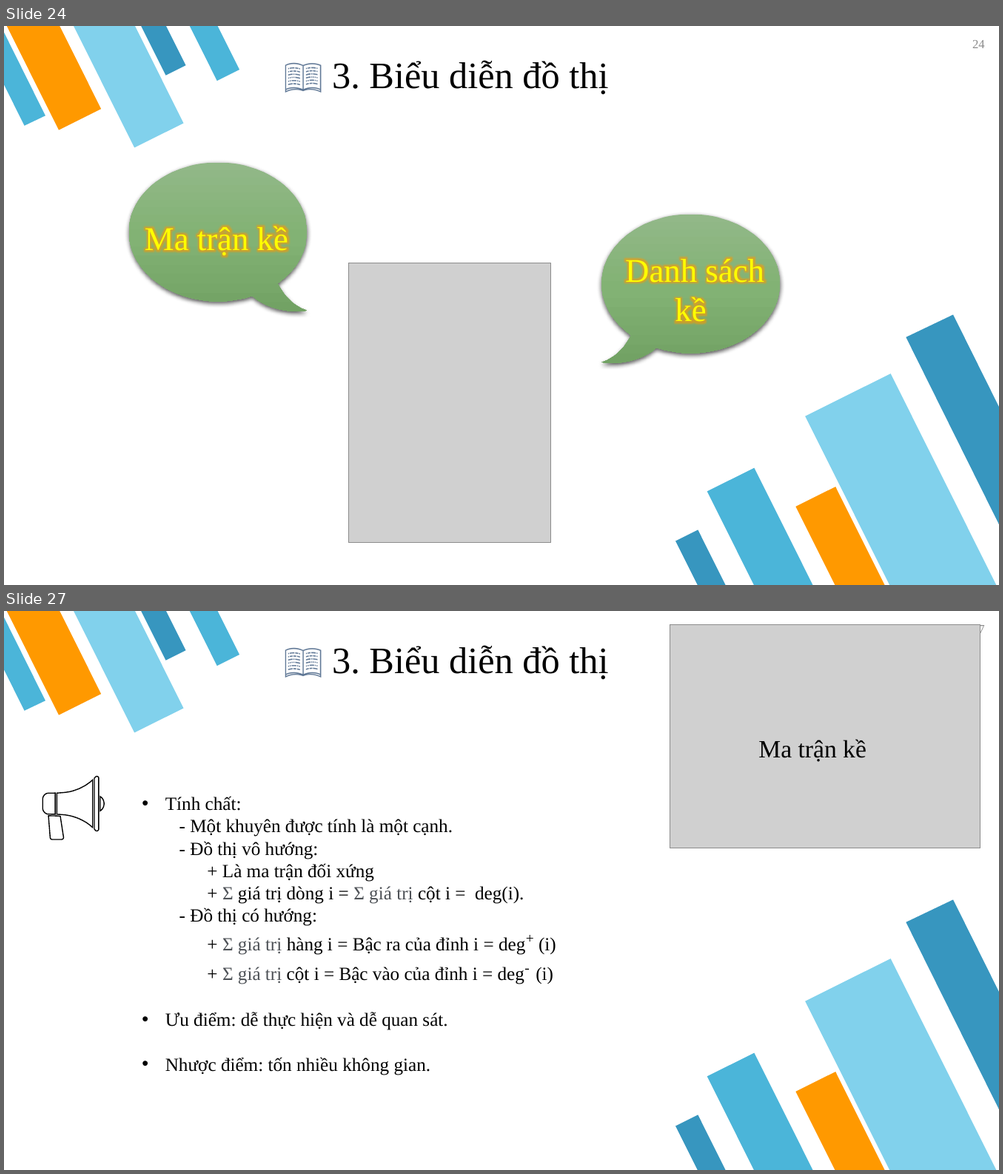
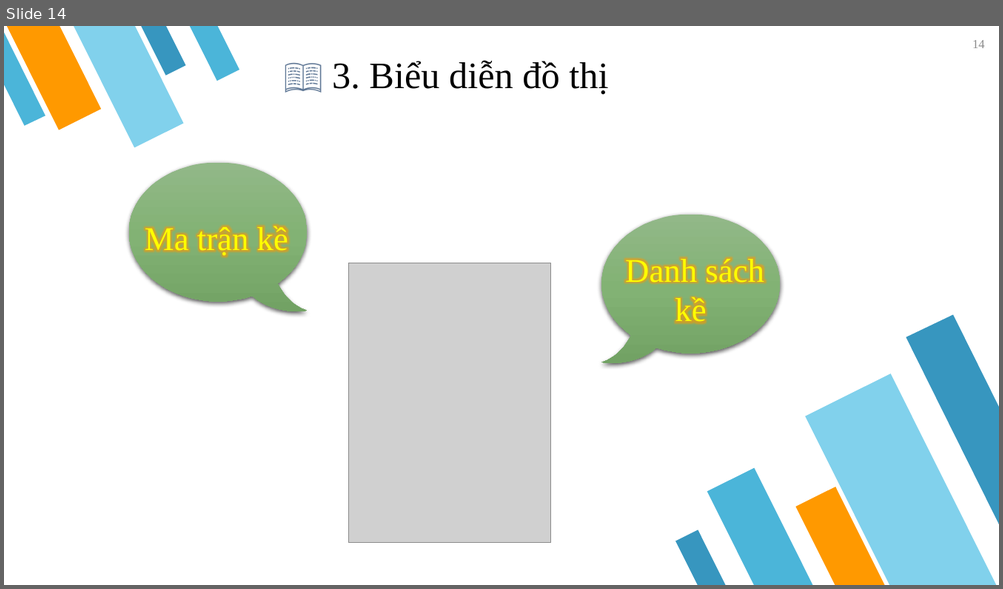
Before and after one commit to Nhom006/Nhom006, a slide deck: Bai_thuyet_trinh/graph.pptx. Shown one above the other, each under a label of ours: slides 24 and 27 before the commit, slide 14 after it; the slides between them are not shown. The pictures are 1003x1174 and 1003x589 pixels, drawn with LibreOffice and Linux fonts; fonts in the diff are those of the drawing; grey boxes stand for pictures. Boxes give left, top, right and bottom in pixels: in the first picture for what was removed or moved away, otherwise in the second. Text is boxed around its words. In the diff, an @@ line names an element or a change of style, - is before the commit and + after.

```diff
--- a/Bai_thuyet_trinh/graph.pptx
+++ b/Bai_thuyet_trinh/graph.pptx
@@ slide 27 removed at (4,611,999,1170), background #FFFFFF; not listed: 10 template elements that a slide beside it also shows @@
@@ picture removed at (669,624,980,849) @@
@@ page number removed at (972,623,984,636) @@
-27
@@ text removed at (332,645,608,680) @@
-📖 3. Biểu diễn đồ thị
@@ text removed at (758,739,866,762) @@
-Ma trận kề
@@ group removed at (42,777,104,840): 5 freeform shapes @@
@@ text removed at (165,796,556,1076) @@
-• Tính chất:
-- Một khuyên được tính là một cạnh.
-- Đồ thị vô hướng:
-+ Là ma trận đối xứng
-+ Σ giá trị dòng i = Σ giá trị cột i = deg(i).
-- Đồ thị có hướng:
-+ Σ giá trị hàng i = Bậc ra của đỉnh i = deg+ (i)
-+ Σ giá trị cột i = Bậc vào của đỉnh i = deg- (i)
-• Ưu điểm: dễ thực hiện và dễ quan sát.
-• Nhược điểm: tốn nhiều không gian.
@@ what was slide 24 is now slide 14 @@
@@ page number at (972,40,984,48): text changed @@
-24
+14
```
Also in this commit, not shown: 14 slides changed, 44 slides added, 21 other slides removed, 1 other file.
